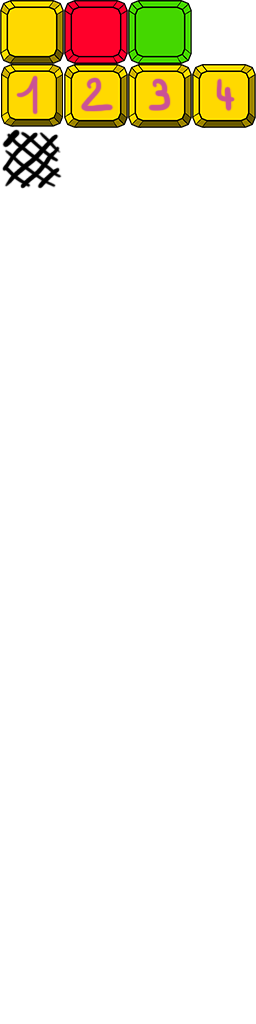
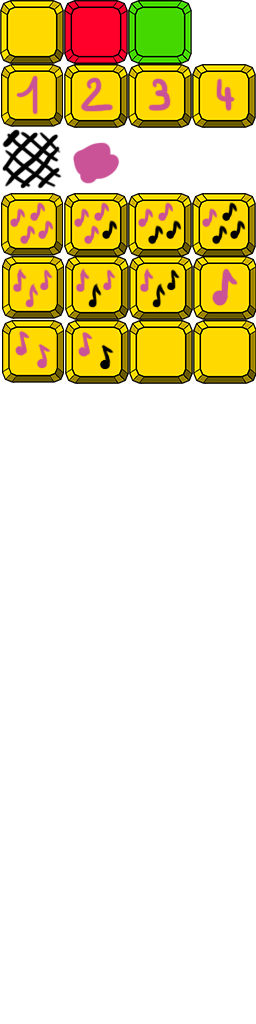
The second (256, 1024) image is a revision of the first. Changes to its layers:
added group "2notes" with 3 layers above "3 + 1 notes" over [2, 320, 256, 384]
added layer "Calque 6 copie" in group "2notes" over [78, 331, 114, 370]
added layer "Calque 6" in group "2notes" over [15, 330, 51, 369]
added layer "monoPlat copie 6" in group "2notes" over [2, 320, 256, 384]
added group "3 + 1 notes" with 6 layers above "4notes" over [2, 256, 256, 320]
added layer "Calque 5" in group "3 + 1 notes" over [212, 268, 238, 306]
added group "3notes" with 3 layers in group "3 + 1 notes" over [13, 268, 180, 308]
added layer "Calque 4 copie 2" in group "3notes" over [140, 268, 180, 308]
added layer "Calque 4 copie" in group "3notes" over [76, 268, 116, 308]
added layer "Calque 4" in group "3notes" over [13, 268, 53, 308]
added layer "monoPlat copie 5" in group "3 + 1 notes" over [2, 256, 256, 320]
added group "4notes" with 21 layers above "1234" over [1, 193, 256, 257]
added group "4notes noires copie 3" with 4 layers in group "4notes" over [202, 202, 246, 245]
added layer "Calque 3 copie 3" (1st of 4, in "4notes" › "4notes noires copie 3") in group "4notes noires copie 3" over [230, 220, 246, 240]
added layer "Calque 3 copie 2" (1st of 4, in "4notes" › "4notes noires copie 3") in group "4notes noires copie 3" over [212, 225, 228, 245]
added layer "Calque 3 copie" (1st of 4, in "4notes" › "4notes noires copie 3") in group "4notes noires copie 3" over [202, 208, 218, 228]
added group "4notes noires copie 2" with 4 layers in group "4notes" over [138, 202, 182, 245]
added group "4notes noires copie" with 4 layers in group "4notes" over [74, 202, 118, 245]
added group "4notes noires" with 4 layers in group "4notes" over [10, 202, 54, 245]
added layer "monoPlat copie 4" (1st of 2, in "4notes") in group "4notes" over [1, 193, 256, 257]
added layer "Calque 7" above "monoPlat" over [72, 142, 120, 184]
…and 13 more changes (13 added)
